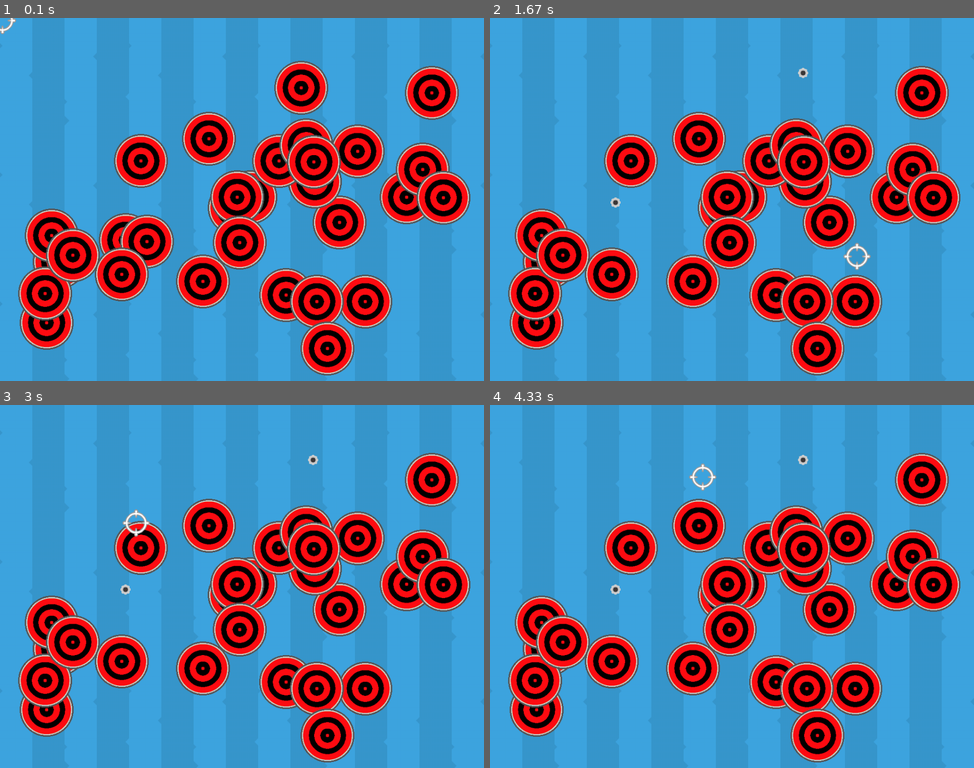
Above: before the commit, frames 1-4 (two rows, left to right).
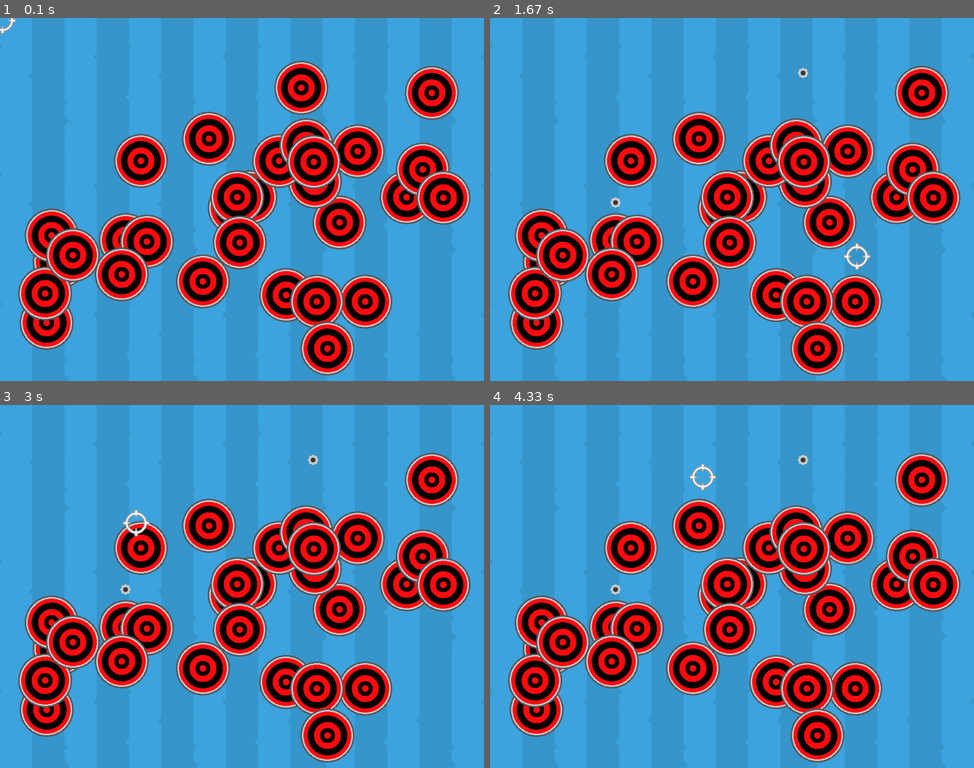
Above: after the commit, the same moments.

Repository: AmaralVinicius/pygame-tutorials
Game: pygame game, started from shooter (Sprites e Groups)/main.py
Two runs of this game, one before a commit and one after it. Both use one fixed random seed, a clock stepped at 60 frames per second and the inputs below.
Inputs (mouse positions are in pixels of both pictures, inside the frame that each line leads up to):
- Up to frame 1 (0.1 s): no input
- Up to frame 2 (1.67 s): press the mouse at (615, 203) at 0.37 s; move the mouse to (698, 239) at 0.47 s; release the mouse at (780, 279) at 0.6 s; click (804, 72) at 0.72 s; press the mouse at (804, 72) at 1.03 s; move the mouse to (756, 181) at 1.13 s; release the mouse at (707, 293) at 1.27 s; press the mouse at (804, 72) at 1.37 s; move the mouse to (828, 163) at 1.47 s; release the mouse at (857, 257) at 1.6 s
- Up to frame 3 (3 s): press the mouse at (314, 459) at 1.7 s; move the mouse to (363, 571) at 1.8 s; release the mouse at (411, 680) at 1.93 s; press the mouse at (314, 459) at 2.03 s; move the mouse to (329, 492) at 2.13 s; release the mouse at (343, 521) at 2.27 s; press the mouse at (314, 459) at 2.37 s; move the mouse to (329, 477) at 2.47 s; release the mouse at (348, 495) at 2.6 s; press the mouse at (314, 459) at 2.7 s; move the mouse to (222, 492) at 2.8 s; release the mouse at (135, 521) at 2.93 s
- Up to frame 4 (4.33 s): press the mouse at (804, 459) at 3.03 s; move the mouse to (693, 590) at 3.13 s; release the mouse at (586, 720) at 3.27 s; press the mouse at (804, 459) at 3.37 s; move the mouse to (717, 535) at 3.47 s; release the mouse at (635, 615) at 3.6 s; press the mouse at (804, 459) at 3.7 s; move the mouse to (843, 564) at 3.8 s; release the mouse at (882, 673) at 3.93 s; press the mouse at (804, 459) at 4.03 s; move the mouse to (751, 466) at 4.13 s; release the mouse at (702, 477) at 4.27 s

The runs differ from the first frame. In frame 1, 7.1% of the frame differs, in the area x 3-98%, y 12-99%; in frame 2, 8.0%, in the area x 3-98%, y 13-99%; in frame 3, 8.0%; in frame 4, 8.0%.

Commit message:
GameManager

Diff:
--- a/shooter (Sprites e Groups)/main.py
+++ b/shooter (Sprites e Groups)/main.py
@@ -17,23 +17,36 @@
 run = True
 background = pygame.image.load('assets/background.png').convert()
 
+# Target class
+class Target(pygame.sprite.Sprite):
+    def __init__(self, image, pos):
+        super().__init__()
+        self.image = image
+        self.rect = self.image.get_rect()
+        self.rect.topleft = pos
+
 # Crosshair class
 class Crosshair(pygame.sprite.Sprite):
-    def __init__(self, image):
+    def __init__(self, image, target_group):
         super().__init__()
         self.image = image
         self.rect = self.image.get_rect()
         self.gunshoot = pygame.mixer.Sound('assets/gunshoot.ogg')
         self.release = True
+        self.crosshair_group = None
+        self.target_group = target_group
 
     def shoot(self):
         self.gunshoot.play()
-        pygame.sprite.groupcollide(crosshair_group, target_group, False, True)
         shotmark_group.add(ShotMark(shotmark_image, self.rect.center))
+        for target in pygame.sprite.groupcollide(self.target_group, self.crosshair_group,False, False):
+            if target.rect.collidepoint(self.rect.center):
+                target.kill()
 
     def update(self):
+        self.crosshair_group = self.groups()[0]
+        self.rect.center = pygame.mouse.get_pos()
         self.shooted = False
-        self.rect.center = pygame.mouse.get_pos()
 
         if pygame.mouse.get_pressed()[0] and self.released:
             self.released = False
@@ -41,14 +54,6 @@
 
         if not pygame.mouse.get_pressed()[0]:
             self.released = True
-
-# Target class
-class Target(pygame.sprite.Sprite):
-    def __init__(self, image, pos):
-        super().__init__()
-        self.image = image
-        self.rect = self.image.get_rect()
-        self.rect.topleft = pos
 
 # ShotMark class
 class ShotMark(pygame.sprite.Sprite):
@@ -65,24 +70,52 @@
         if self.current_time - self.created_time >= 10000:
             self.kill()
 
-# Crosshair
-crosshair_image = pygame.image.load('assets/mouse.png').convert()
-crosshair_image.set_colorkey((0, 0, 0))
-crosshair_group = pygame.sprite.GroupSingle(Crosshair(crosshair_image))
+# GameManager class
+class GameManager():
+    def __init__(self, red_targets_group, crosshair_group, shotmark_group):
+        self.red_targets_group = red_targets_group
+        self.crosshair_group = crosshair_group
+        self.shotmark_group = shotmark_group
+
+    def  run_game(self):
+
+        if self.red_targets_group.__len__() == 0:
+            for i in range(30):
+                pos_x = random.randrange(0, screen_width - target_image.get_width())
+                pos_y = random.randrange(0, screen_height - target_image.get_height())
+                targets_group.add(Target(target_image, (pos_x, pos_y)))
+
+        self.shotmark_group.update()
+        self.shotmark_group.draw(screen)
+
+        self.red_targets_group.update()
+        self.red_targets_group.draw(screen)
+
+        self.crosshair_group.update()
+        self.crosshair_group.draw(screen)
+
 
 # Targets
 target_image = pygame.image.load('assets/target.png').convert()
 target_image.set_colorkey((255, 255, 255))
-target_group = pygame.sprite.Group()
+targets_group = pygame.sprite.Group()
 for i in range(30):
     pos_x = random.randrange(0, screen_width - target_image.get_width())
     pos_y = random.randrange(0, screen_height - target_image.get_height())
-    target_group.add(Target(target_image, (pos_x, pos_y)))
+    targets_group.add(Target(target_image, (pos_x, pos_y)))
+
+# Crosshair
+crosshair_image = pygame.image.load('assets/mouse.png').convert()
+crosshair_image.set_colorkey((0, 0, 0))
+crosshair_group = pygame.sprite.GroupSingle(Crosshair(crosshair_image, targets_group))
 
 # ShotMark
 shotmark_image = pygame.image.load('assets/shotmark.png').convert()
 shotmark_image.set_colorkey((255, 255, 255))
 shotmark_group = pygame.sprite.Group()
+
+# GameManager
+game_manager = GameManager(targets_group, crosshair_group, shotmark_group)
 
 # Loop principal
 while run:
@@ -97,13 +130,7 @@
         for height in range(int(screen_height / background.get_height() + 1)):
             screen.blit(background, (background.get_width() * width, background.get_height() * height))
 
-    target_group.draw(screen)
-
-    shotmark_group.draw(screen)
-    shotmark_group.update()
-
-    crosshair_group.draw(screen)
-    crosshair_group.update()
+    game_manager.run_game()
 
     # Update da tela de jogo
     clock.tick(60)
Binary file changed: shooter (Sprites e Groups)/assets/shotmark.png
Binary file changed: shooter (Sprites e Groups)/assets/target.png
